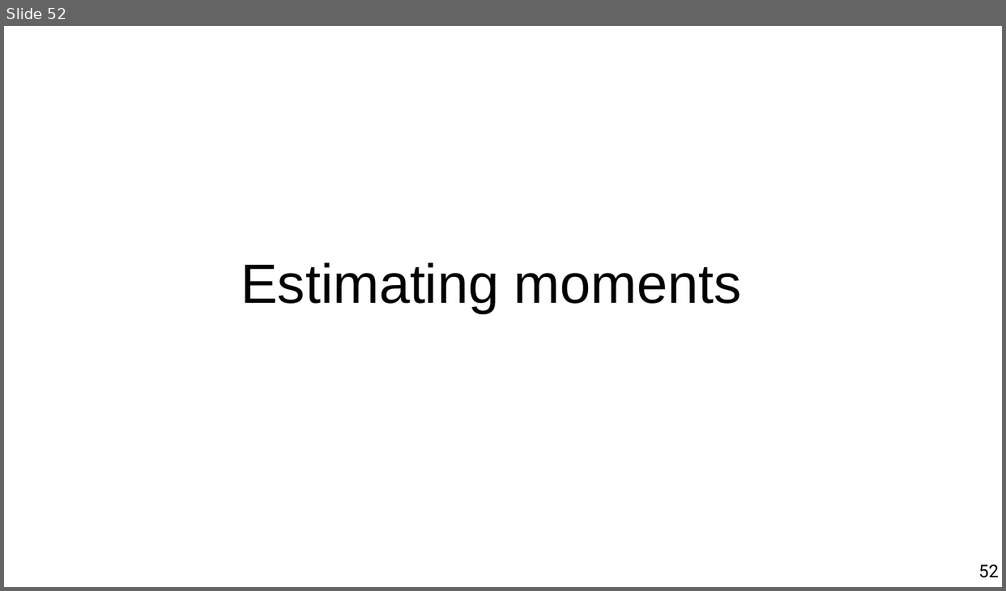
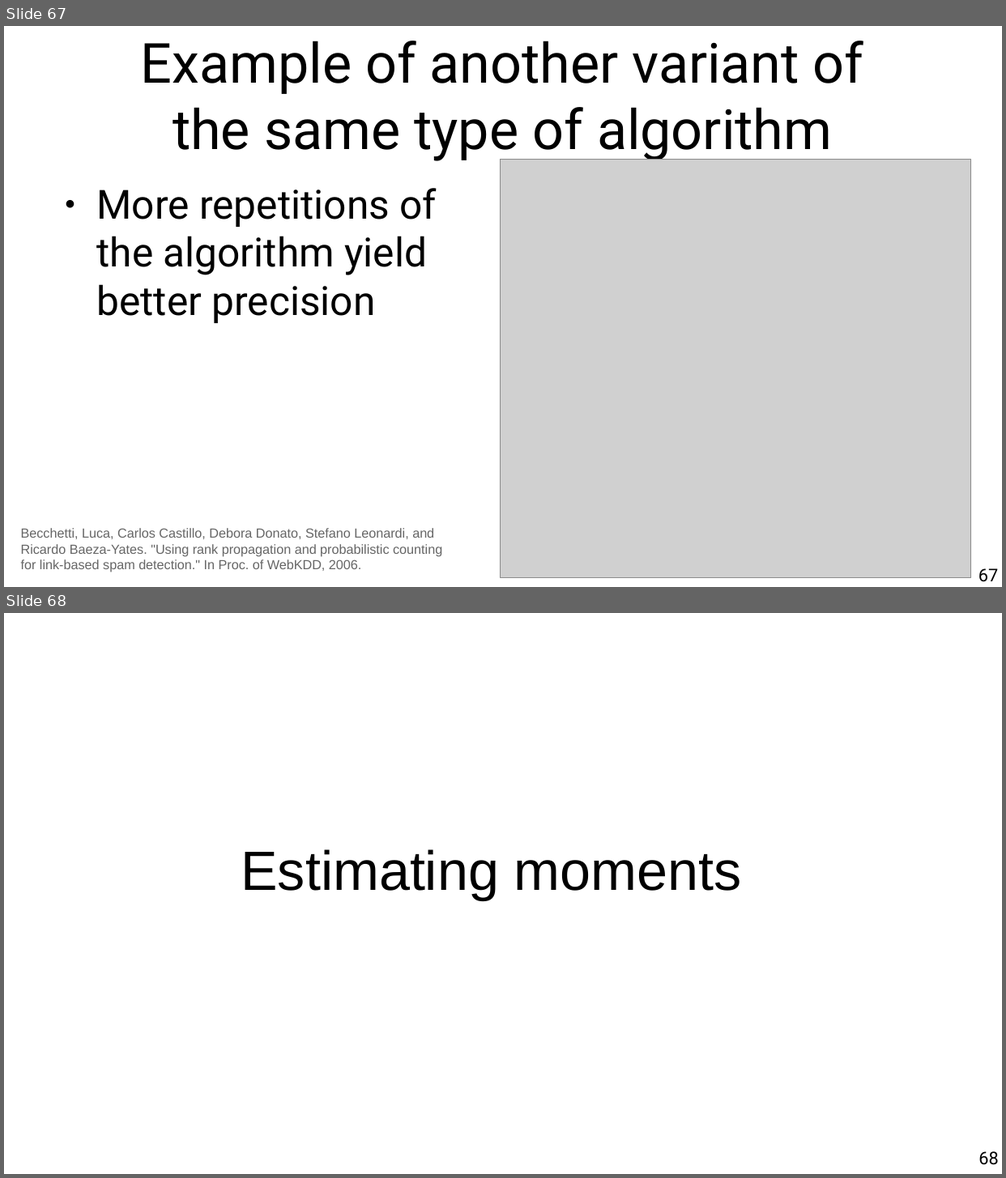
Before and after one commit to marco-calautti/data-mining-course, a slide deck: theory/tt10_streaming.odp. Shown one above the other, each under a label of ours: slide 52 before the commit, slides 67 and 68 after it. The pictures are 1006x591 and 1006x1178 pixels, drawn with LibreOffice and Linux fonts; fonts in the diff are those of the drawing; grey boxes stand for pictures. Boxes give left, top, right and bottom in pixels: in the first picture for what was removed or moved away, otherwise in the second. Text is boxed around its words. In the diff, an @@ line names an element or a change of style, - is before the commit and + after.

```diff
--- a/theory/tt10_streaming.odp
+++ b/theory/tt10_streaming.odp
@@ slide 67 added at <box>4,26,1002,587</box>, background #FFFFFF @@
@@ title added at <box>141,41,864,162</box>, 44 pt, text #000000 @@
+Example of another variant of
+the same type of algorithm
@@ picture added at <box>501,160,971,578</box> @@
@@ text added at <box>96,188,437,323</box>, 32 pt, text #000000 @@
+● More repetitions of the algorithm yield better precision
@@ text added at <box>21,528,442,573</box>, 10.5 pt, text #666666 @@
+Becchetti, Luca, Carlos Castillo, Debora Donato, Stefano Leonardi, and Ricardo Baeza-Yates. "Using rank propagation and probabilistic counting for link-based spam detection." In Proc. of WebKDD, 2006.
@@ page number added at <box>978,569,998,582</box>, 14 pt, text #000000 @@
+67
@@ what was slide 52 is now slide 68 @@
@@ page number at <box>978,1152,998,1165</box>: text changed @@
-52
+68
```
Also in this commit, not shown: 3 slides changed, 28 other slides added, 4 slides removed.
